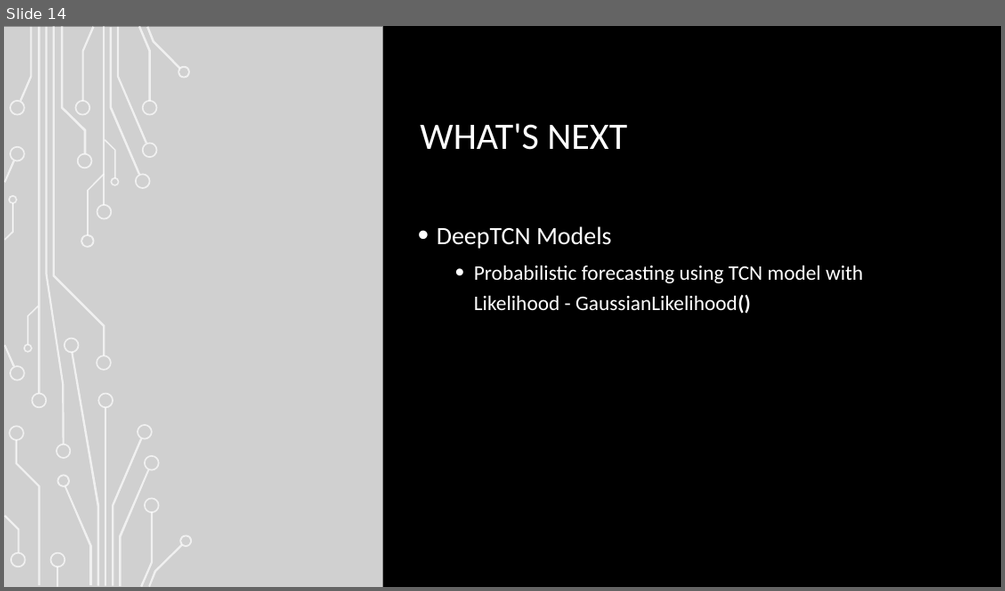
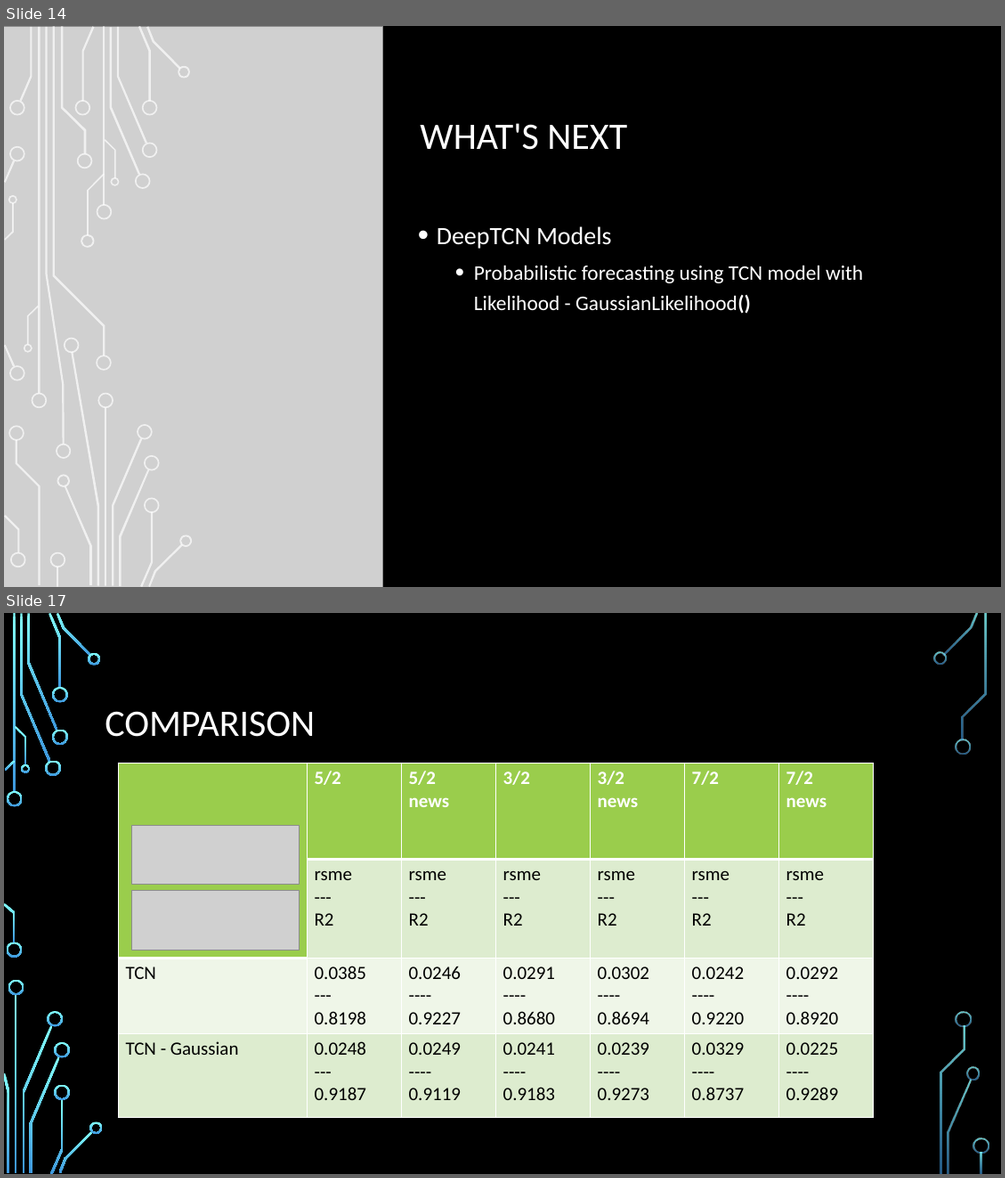
Before and after one commit to shawnmccarthy/temporal, a slide deck: mccarthy-shawn_slides.pptx. Shown one above the other, each under a label of ours: slide 14 before the commit, slides 14 and 17 after it; the slides between them are not shown. The pictures are 1005x591 and 1005x1178 pixels, drawn with LibreOffice and Linux fonts; fonts in the diff are those of the drawing; grey boxes stand for pictures; background and template pictures are left out. Boxes give left, top, right and bottom in pixels: in the first picture for what was removed or moved away, otherwise in the second. Text is boxed around its words. In the diff, an @@ line names an element or a change of style, - is before the commit and + after.

```diff
--- a/mccarthy-shawn_slides.pptx
+++ b/mccarthy-shawn_slides.pptx
@@ slide 17 added at box(4, 613, 1001, 1174), background picture (left out); not listed: 16 template elements that a slide beside it also shows @@
@@ title added at box(105, 711, 315, 737), 36 pt, text #FFFFFF @@
+COMPARISON
@@ table added at box(118, 763, 872, 1115), 4 rows, 7 columns @@
+ | 5/2 | 5/2 / news | 3/2 | 3/2 / news | 7/2 | 7/2 / news
+ | rsme / --- / R2 | rsme / --- / R2 | rsme / --- / R2 | rsme / --- / R2 | rsme / --- / R2 | rsme / --- / R2
+TCN | 0.0385 / --- / 0.8198 | 0.0246 / ---- / 0.9227 | 0.0291 / ---- / 0.8680 | 0.0302 / ---- / 0.8694 | 0.0242 / ---- / 0.9220 | 0.0292 / ---- / 0.8920
+TCN - Gaussian | 0.0248 / --- / 0.9187 | 0.0249 / ---- / 0.9119 | 0.0241 / ---- / 0.9183 | 0.0239 / ---- / 0.9273 | 0.0329 / ---- / 0.8737 | 0.0225 / ---- / 0.9289
@@ picture added at box(132, 826, 299, 884) @@
@@ picture added at box(132, 891, 299, 950) @@
@@ group added at box(5, 652, 989, 1172): 20 freeform shapes @@
```
Also in this commit, not shown: 1 slide changed, 2 other slides added, 1 other file.
